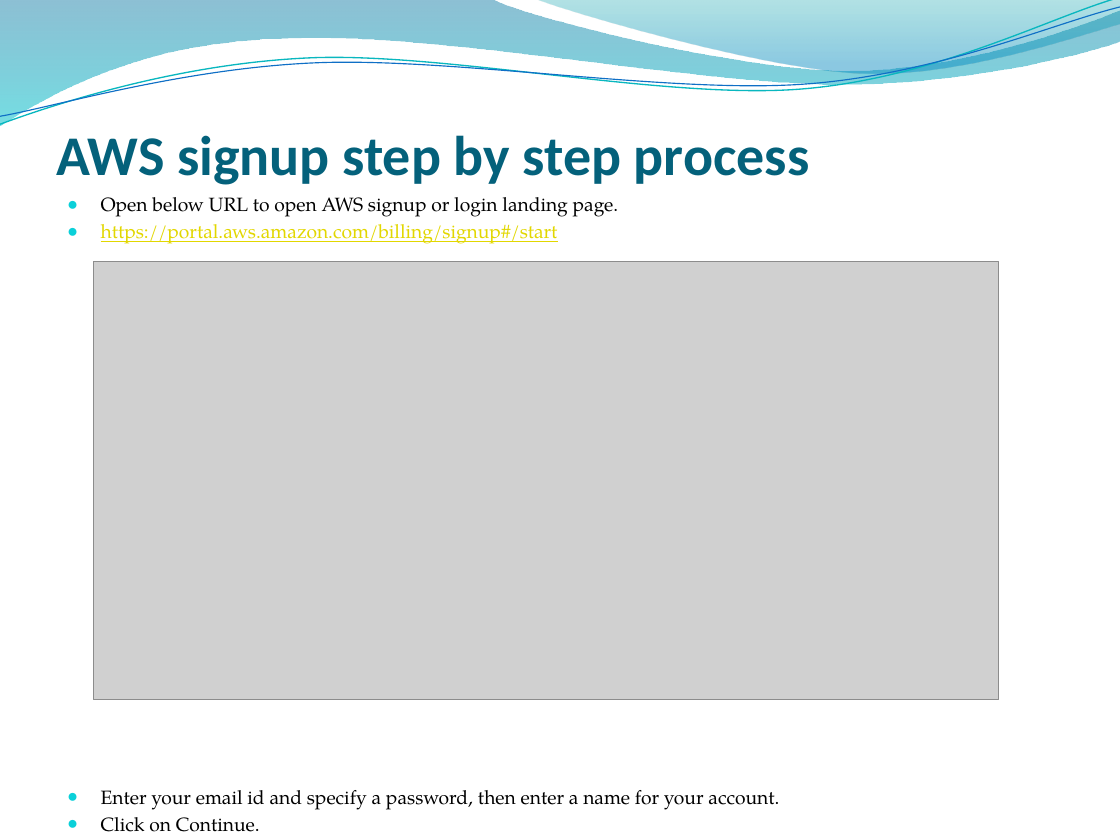
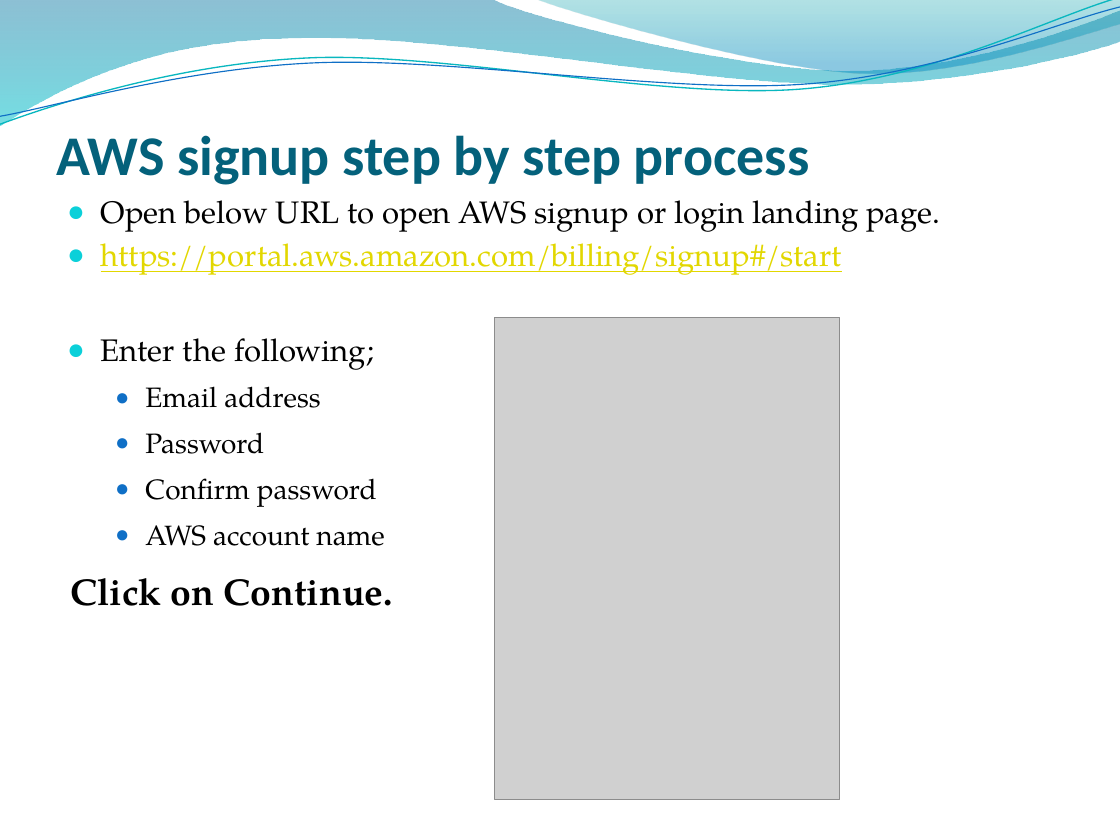
Before and after one commit to godwillngwanah/AWS-Sol-Arch-02, a slide deck: slide 2 of Batch-07/Proff Lecture Material/4. AWS Signup.pptx. Drawn at 1120x840 pixels with LibreOffice and Linux fonts; fonts in the diff are those of the drawing; grey boxes stand for pictures; background and template pictures are left out. Boxes give left, top, right and bottom in pixels: in the first picture for what was removed or moved away, otherwise in the second. Text is boxed around its words. In the diff, an @@ line names an element or a change of style, - is before the commit and + after.

```diff
--- a/Batch-07/Proff Lecture Material/4. AWS Signup.pptx
+++ b/Batch-07/Proff Lecture Material/4. AWS Signup.pptx
@@ text at <box>70,200,940,606</box>: paragraph removed @@
-● You will be displayed with the below screen.
@@ text at <box>70,200,940,606</box>: size 12.4 to 20 pt in "Open below URL to open AWS signup ...", "https://portal.aws.amazon.com/billing/signup#/start"; size 12.4 to 24 pt, bold on in "Click on Continue."; more space between paragraphs; bullet ● to none; line spacing 1 to 1.2 @@
@@ picture removed at <box>93,261,998,700</box> @@
@@ picture added at <box>495,317,840,799</box> @@
@@ text at <box>101,338,384,546</box>: text changed; size 12.4 to 18 pt @@
-● Enter your email id and specify a password, then enter a name for your account.
+● Enter the following;
+  ● Email address
+  ● Password
+  ● Confirm password
+  ● AWS account name
```
Also in this commit, not shown: 2 other slides changed, 1 slide added, 2 slides removed, 27 other files.
